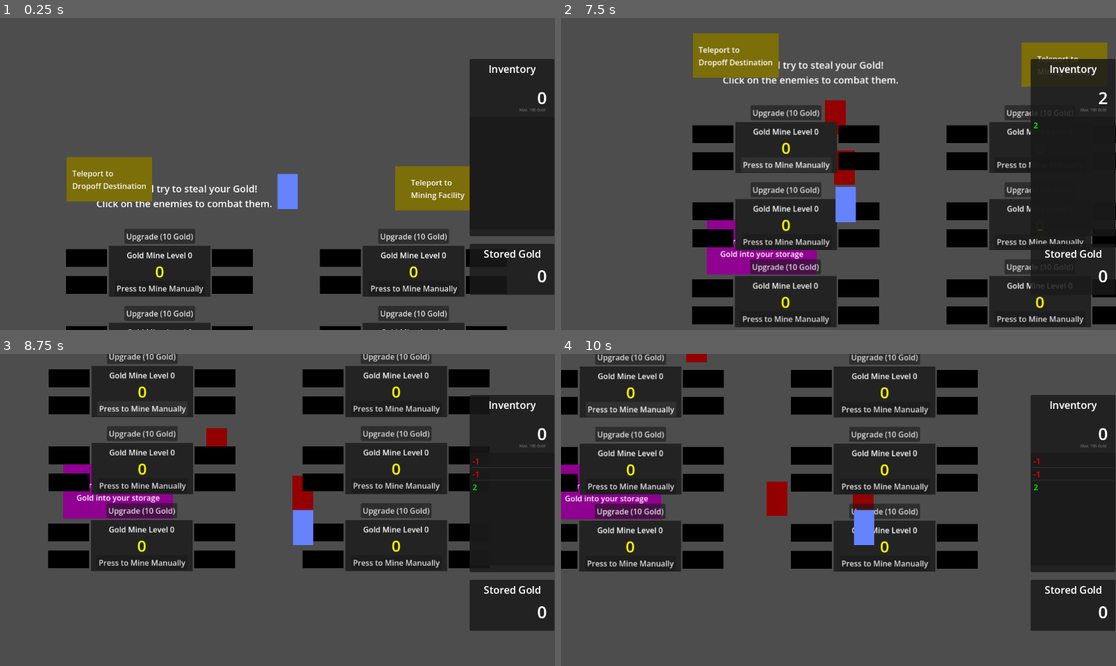
Above: before the commit, frames 1-4 (two rows, left to right).
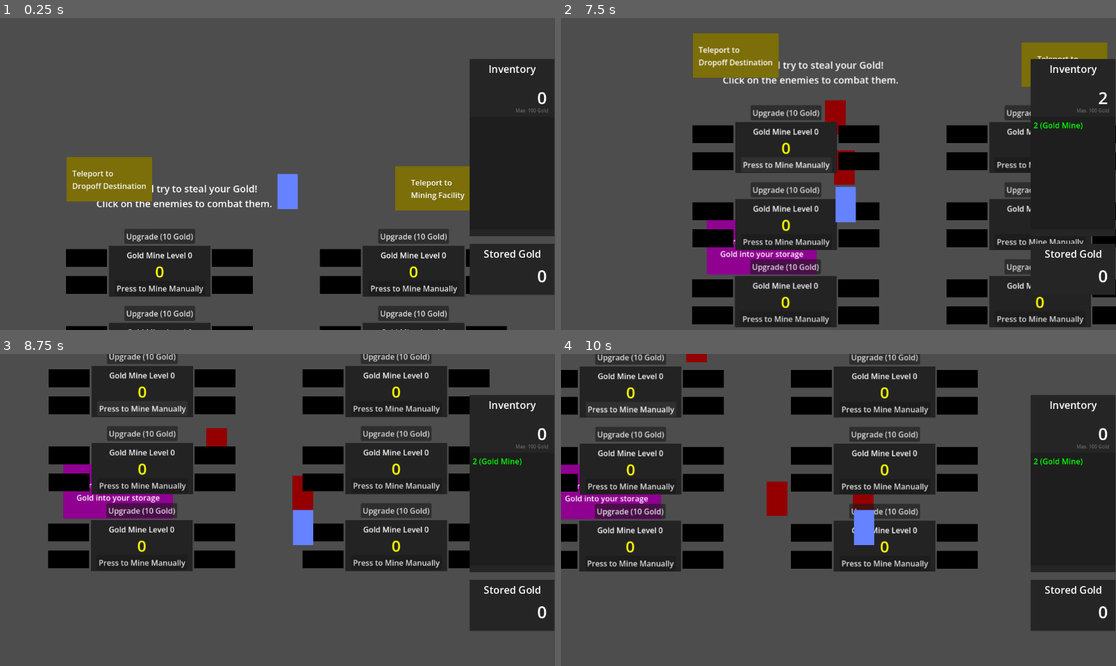
Above: after the commit, the same moments.

Repository: matrndev/gold-game
Game: Godot game, scene res://scenes/dropoff_maze.tscn
Same seed, same stepped clock (60 frames per second), same inputs: the game is played once before the commit and once after it. This scene is started directly instead of the project's main scene.
Inputs:
- Up to frame 1 (0.25 s): no input
- Up to frame 2 (7.5 s): click "Upgrade (10 Gold)" at 0.5 s; click "OK" at 1.25 s; click "Press to Mine Manually" at 2 s; tap Enter at 2.75 s; hold D (move_right) 2.78-3.53 s; hold S (move_down) 3.53-4.28 s; hold D (move_right) 4.28-5.03 s; hold W (move_up) 5.03-5.78 s; hold A (move_left) 5.78-7.28 s; hold S (move_down) from 7.28 s (still down)
- Up to frame 3 (8.75 s): release S (move_down) at 8.03 s; hold D (move_right) from 8.03 s (still down)
- Up to frame 4 (10 s): release D (move_right) at 8.78 s; hold W (move_up) 8.78-9.53 s; hold D (move_right) from 9.53 s (still down)

The runs differ from the first frame. In frame 1, less than 0.1% of the frame differs, in the area x 84-99%, y 13-73%; in frame 2, 0.1%; in frame 3, 0.2%; in frame 4, 0.2%.

Commit message:
improve stats display
more descriptive transactions,
only show non-zero transactions,

Diff:
--- a/scenes/stats_display.tscn
+++ b/scenes/stats_display.tscn
@@ -1,6 +1,9 @@
 [gd_scene format=3 uid="uid://sr378dbrgvib"]
 
 [ext_resource type="Script" uid="uid://uykj20aof0aa" path="res://scripts/stats_display.gd" id="1_3q2kr"]
+
+[sub_resource type="StyleBoxFlat" id="StyleBoxFlat_3q2kr"]
+bg_color = Color(0.14406255, 0.14406255, 0.14406249, 1)
 
 [node name="StatsDisplay" type="Control" unique_id=1796219019]
 layout_mode = 3
@@ -15,6 +18,24 @@
 layout_mode = 1
 offset_right = 176.0
 offset_bottom = 368.0
+theme_override_styles/panel = SubResource("StyleBoxFlat_3q2kr")
+
+[node name="MaxGoldLabel" type="Label" parent="Panel" unique_id=587477447]
+layout_mode = 1
+anchors_preset = 7
+anchor_left = 0.5
+anchor_top = 1.0
+anchor_right = 0.5
+anchor_bottom = 1.0
+offset_left = 7.0
+offset_top = -268.0
+offset_right = 105.0
+offset_bottom = -238.0
+grow_horizontal = 2
+grow_vertical = 0
+theme_override_colors/font_color = Color(0.40069774, 0.40069774, 0.40069768, 1)
+theme_override_font_sizes/font_size = 10
+text = "Max. 100 Gold"
 
 [node name="CurrentGoldLabel" type="Label" parent="Panel" unique_id=989828705]
 layout_mode = 1
@@ -28,23 +49,6 @@
 grow_horizontal = 0
 theme_override_font_sizes/font_size = 35
 text = "0"
-
-[node name="Label2" type="Label" parent="Panel/CurrentGoldLabel" unique_id=587477447]
-layout_mode = 1
-anchors_preset = 7
-anchor_left = 0.5
-anchor_top = 1.0
-anchor_right = 0.5
-anchor_bottom = 1.0
-offset_left = -47.0
-offset_top = -5.0
-offset_right = 51.0
-offset_bottom = 25.0
-grow_horizontal = 2
-grow_vertical = 0
-theme_override_colors/font_color = Color(0.40069774, 0.40069774, 0.40069768, 1)
-theme_override_font_sizes/font_size = 8
-text = "Max. 100 Gold"
 
 [node name="Label" type="Label" parent="Panel" unique_id=2075116601]
 layout_mode = 1
@@ -72,6 +76,7 @@
 offset_top = 384.0
 offset_right = 176.0
 offset_bottom = 490.0
+theme_override_styles/panel = SubResource("StyleBoxFlat_3q2kr")
 
 [node name="Label2" type="Label" parent="Panel2" unique_id=414194650]
 layout_mode = 1
--- a/scripts/dropoff_point.gd
+++ b/scripts/dropoff_point.gd
@@ -18,4 +18,4 @@
 	if StoredStats.gold_inventory > 0:
 		StoredStats.stored_gold += 1
 		StoredStats.gold_inventory -= 1
-		StoredStats.gold_transactions.append(-1)
+		StoredStats.add_transaction(-1, "Storage")
--- a/scripts/gold_mine.gd
+++ b/scripts/gold_mine.gd
@@ -14,12 +14,11 @@
 		var space_left = 100 - StoredStats.gold_inventory
 		var gold_to_give = min(current_gold, space_left)
 
-		if current_gold == 0:
-			return
+		if not current_gold == 0 and not gold_to_give == 0:
+			StoredStats.add_transaction(gold_to_give, "Gold Mine")
+			StoredStats.gold_inventory += gold_to_give
+			current_gold -= gold_to_give
 
-		StoredStats.gold_transactions.append(gold_to_give)
-		StoredStats.gold_inventory += gold_to_give
-		current_gold -= gold_to_give
 		update_gold_meter()
 
 
--- a/scripts/stats_display.gd
+++ b/scripts/stats_display.gd
@@ -2,7 +2,7 @@
 
 var max_list_size: int = 8
 
-var gold_transactions: Array[int] = StoredStats.gold_transactions
+var gold_transactions: Array[String] = StoredStats.gold_transactions
 
 # Called when the node enters the scene tree for the first time.
 func _ready() -> void:
@@ -14,12 +14,24 @@
 	$Panel/CurrentGoldLabel.text = str(StoredStats.gold_inventory)
 	$Panel2/StoredGoldLabel.text = str(StoredStats.stored_gold)
 
+	if StoredStats.gold_inventory >= 100:
+		$Panel/CurrentGoldLabel.add_theme_color_override("font_color", Color("red"))
+		$Panel/MaxGoldLabel.add_theme_color_override("font_color", Color("red"))
+	else:
+		$Panel/CurrentGoldLabel.add_theme_color_override("font_color", Color("white"))
+		$Panel/MaxGoldLabel.add_theme_color_override("font_color", Color("#666666"))
+
 	$Panel/TransactionList.clear()
 	var last_transactions = gold_transactions.slice(-max_list_size, gold_transactions.size())
 	last_transactions.reverse()
 	for transaction in last_transactions:
-		var added_transaction: int = $Panel/TransactionList.add_item(str(transaction))
-		if transaction > 0:
+		var transaction_description: String = transaction.get_slice(":", 1)
+		var gold_changed: int = int(transaction.get_slice(":", 0))
+
+		var added_transaction: int = $Panel/TransactionList.add_item("%d (%s)" % [gold_changed, transaction_description])
+		if gold_changed > 0:
 			$Panel/TransactionList.set_item_custom_fg_color(added_transaction, Color(0.0, 1.0, 0.0, 1.0))
-		elif transaction < 0:
+		elif gold_changed < 0:
 			$Panel/TransactionList.set_item_custom_fg_color(added_transaction, Color(1.0, 0.0, 0.0, 1.0))
+		#elif gold_changed == 0:
+			#$Panel/TransactionList.remove_item(added_transaction)
--- a/scripts/stored_stats.gd
+++ b/scripts/stored_stats.gd
@@ -1,9 +1,12 @@
 extends Node
 
 var gold_inventory: int
-var gold_transactions: Array[int]
+var gold_transactions: Array[String]
 var stored_gold: int
 
 # Called when the node enters the scene tree for the first time.
 func _ready() -> void:
 	pass
+
+func add_transaction(gold_changed: int, description: String) -> void:
+	gold_transactions.append(str(gold_changed) + ":" + description)
